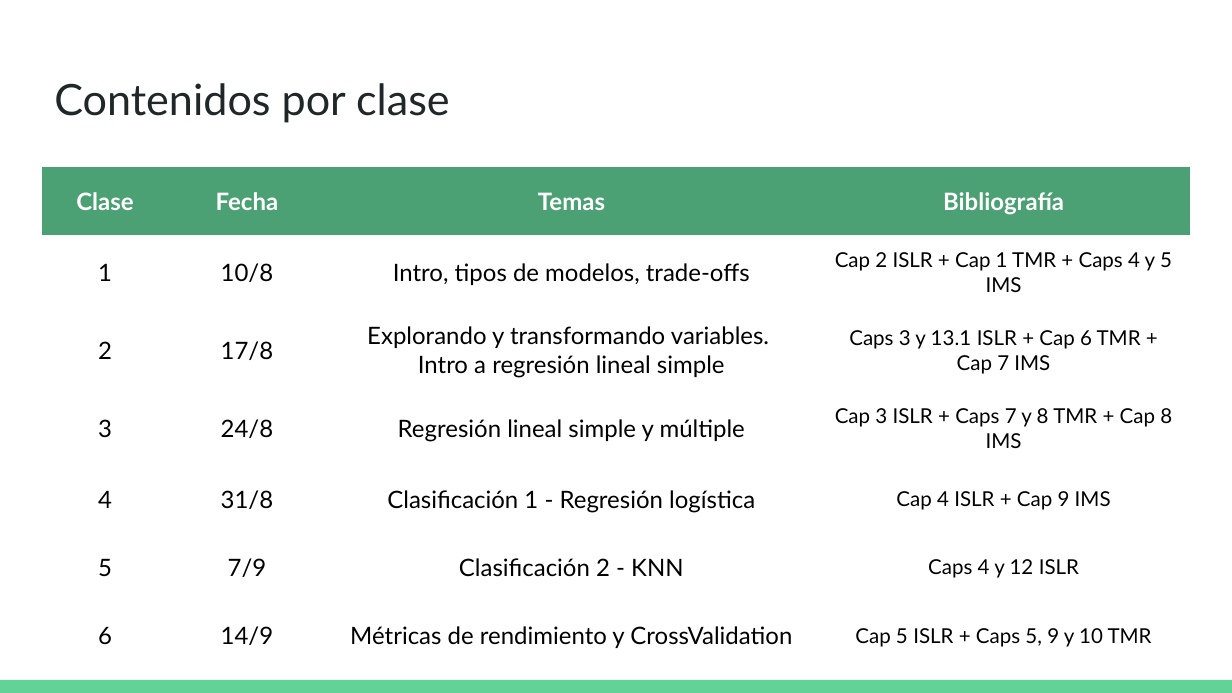
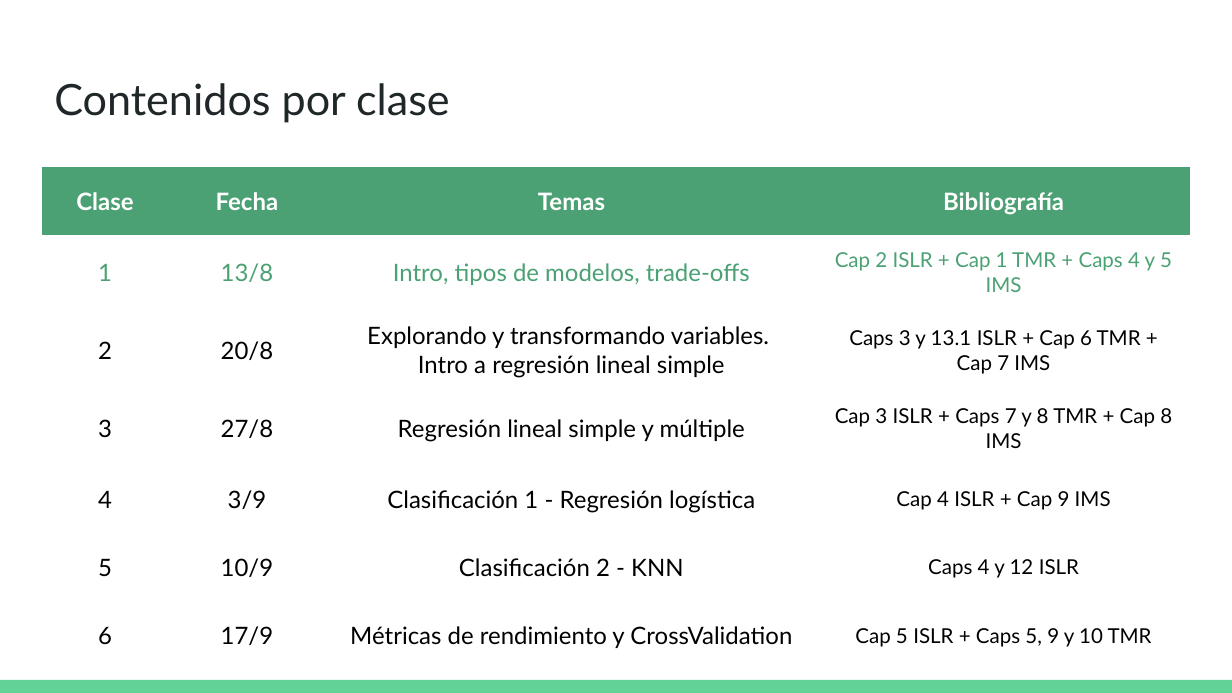
Before and after one commit to DCSCyHD/2023_modulo_3, a slide deck: slide 5 of clase1/teorica_1.pptx. Drawn at 1232x693 pixels with LibreOffice and Linux fonts; fonts in the diff are those of the drawing. Boxes give left, top, right and bottom in pixels: in the first picture for what was removed or moved away, otherwise in the second. Text is boxed around its words. In the diff, an @@ line names an element or a change of style, - is before the commit and + after.

```diff
--- a/clase1/teorica_1.pptx
+++ b/clase1/teorica_1.pptx
@@ table at <box>42,166,1189,669</box> @@
-row 2, column 2: 10/8
+row 2, column 2: 13/8
-row 3, column 2: 17/8
+row 3, column 2: 20/8
-row 4, column 2: 24/8
+row 4, column 2: 27/8
-row 5, column 2: 31/8
+row 5, column 2: 3/9
-row 6, column 2: 7/9
+row 6, column 2: 10/9
-row 7, column 2: 14/9
+row 7, column 2: 17/9
@@ text colour #000000 to #4BA173 in "1", "Intro, tipos de modelos, trade-offs", "Cap 2 ISLR + Cap 1 TMR ..." @@
```
Also in this commit, not shown: 1 other slide changed, 6 other files.
